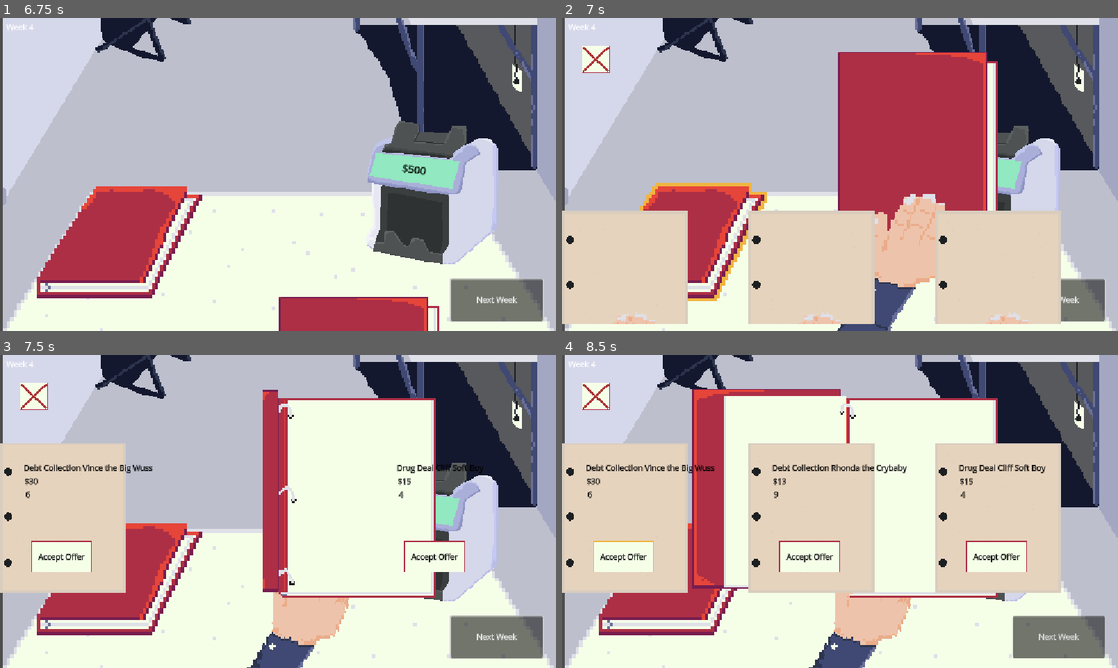
Above: before the commit, frames 1-4 (two rows, left to right).
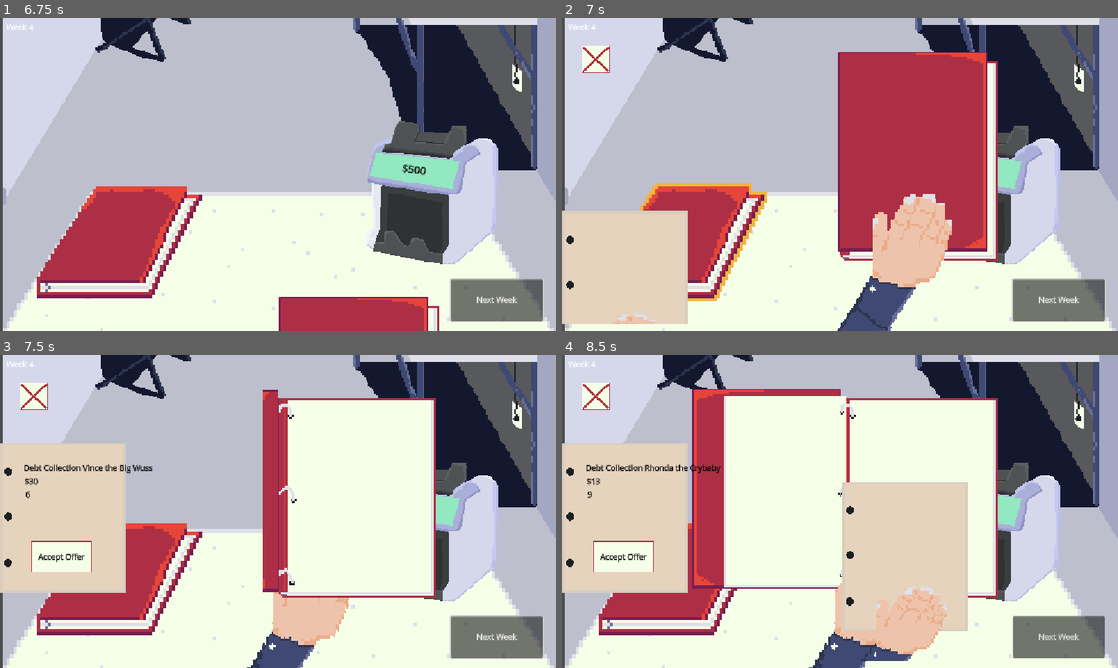
Above: after the commit, the same moments.

Repository: deruitda/ludum-dare-58
Game: Godot game, scene res://main.tscn
The game is run twice, just before and just after one commit, with the same random seed, the same clock (stepped at 60 frames per second) and the same inputs.
Inputs (mouse positions are in pixels of both pictures, inside the frame that each line leads up to):
- Up to frame 1 (6.75 s): click "Next Week" at 0.5 s; click "Next Week" at 1.25 s; click (122, 243) at 2 s; click (122, 243) at 2.75 s; click (122, 243) at 3.5 s; click (150, 68) at 4.25 s; click "Next Week" at 5 s; move the mouse to (278, 255) at 5.77 s; click (278, 255) at 5.92 s; move the mouse to (166, 190) at 6.52 s; click (166, 190) at 6.67 s
- Up to frame 2 (7 s): no input
- Up to frame 3 (7.5 s): move the mouse to (333, 442) at 7.27 s; click (333, 442) at 7.42 s
- Up to frame 4 (8.5 s): click "Accept Offer" at 8 s

Frame 1 is identical in both runs. In frame 2, 16% of the frame differs, in the area x 33-90%, y 61-98%; in frame 3, 0.9%; in frame 4, 23%, in the area x 4-90%, y 28-98%.
Error after the commit: Invalid access to property or key 'name' on a base object of type 'Nil'. (res://desk/new_offers_grid_view.gd:25)

Commit message:
income offers working

Diff:
--- a/desk/new_offers_grid_view.gd
+++ b/desk/new_offers_grid_view.gd
@@ -28,20 +28,19 @@
 func _on_new_offers_offers_button_press_done() -> void:
 	potential_income_streams = PotentialIncomeStreamManager.get_potential_income_streams()
 
-	var index = 0
-	for stream in potential_income_streams:
-		offers[index].show_income_offer(stream)
-		index += 1
+	if len(potential_income_streams) == 0:
+		return
 
 	close_offers.visible = true
 	visible = true
 	curr_offer_index = 0
+	offers[curr_offer_index].show_income_offer(potential_income_streams[curr_offer_index])
 
 func _on_new_offer_offer_anim_done() -> void:
 	curr_offer_index += 1
 
 	# we've animated all our offers
-	if curr_offer_index >= len(offers):
+	if curr_offer_index >= len(potential_income_streams):
 
 		# put the offers back on the table
 		if is_closing_offers:
--- a/scenes/new_offers_overview.gd
+++ b/scenes/new_offers_overview.gd
@@ -29,6 +29,7 @@
 		income_stream_view.set_income_stream(income_stream)
 	else:
 		worker_view.set_worker(worker_data)
+
 	animation.play("show")
 
 func hide_offer() -> void:
--- a/scenes/new_offers_overview.tscn
+++ b/scenes/new_offers_overview.tscn
@@ -413,5 +413,5 @@
 horizontal_alignment = 1
 
 [connection signal="animation_finished" from="Animation" to="." method="_on_animation_finished"]
-[connection signal="pressed" from="AcceptIncomeStreamButton" to="Animation" method="_on_accept_income_stream_button_pressed"]
-[connection signal="pressed" from="HireWorkerButton" to="Animation" method="_on_hire_worker_button_pressed"]
+[connection signal="pressed" from="AcceptIncomeStreamButton" to="." method="_on_accept_income_stream_button_pressed"]
+[connection signal="pressed" from="HireWorkerButton" to="." method="_on_hire_worker_button_pressed"]
